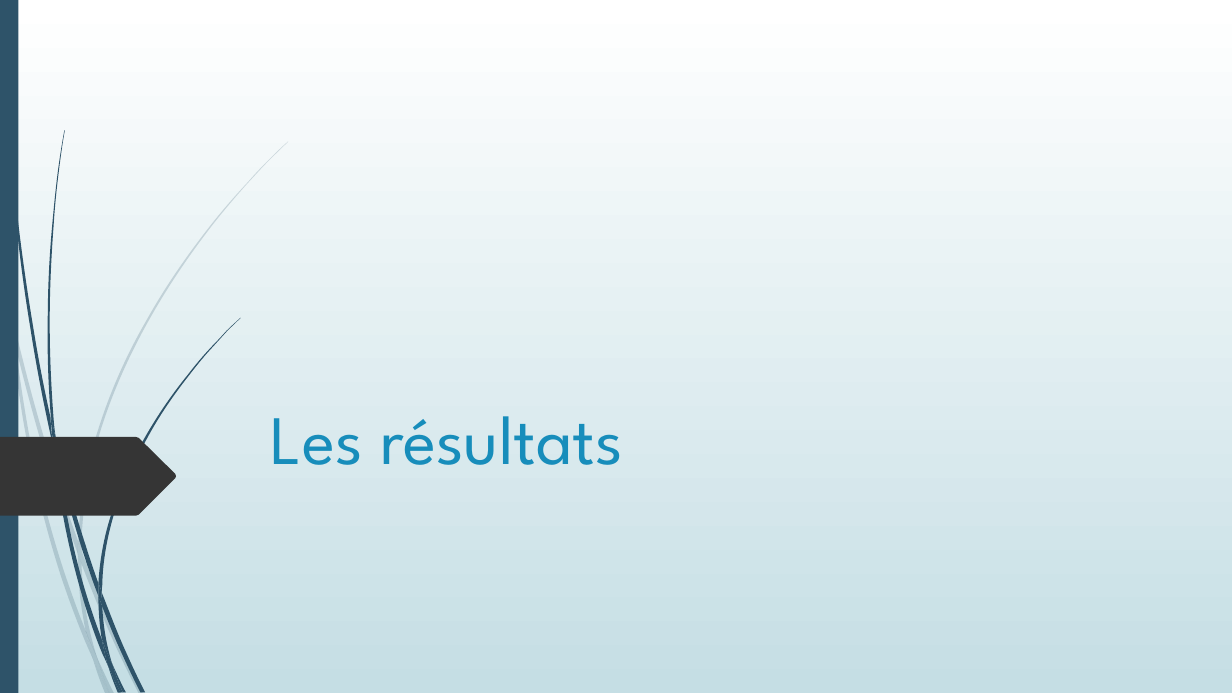
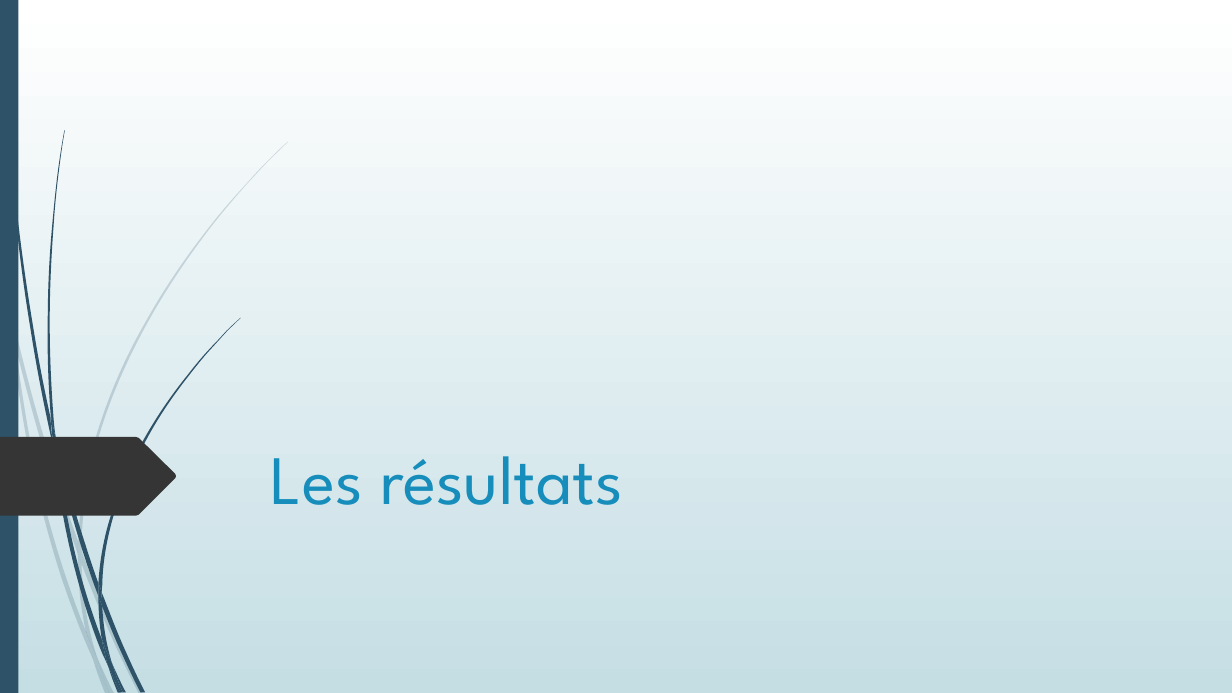
Before and after one commit to Poroing/CrowdDeplacementOptimisation, a slide deck: slide 37 of Présentation/Détermination d'un plan d'évacuation incendie.pptx. Drawn at 1232x693 pixels with LibreOffice and Linux fonts; fonts in the diff are those of the drawing. Boxes give left, top, right and bottom in pixels: in the first picture for what was removed or moved away, otherwise in the second. Text is boxed around its words. In the diff, an @@ line names an element or a change of style, - is before the commit and + after.

```diff
--- a/Présentation/Détermination d'un plan d'évacuation incendie.pptx
+++ b/Présentation/Détermination d'un plan d'évacuation incendie.pptx
@@ title "Les résultats": place and size @@
-title "Les résultats" at box(271, 416, 623, 465)
+title "Les résultats" at box(271, 456, 623, 505)
```
Also in this commit, not shown: 10 other slides changed, 3 other files.
